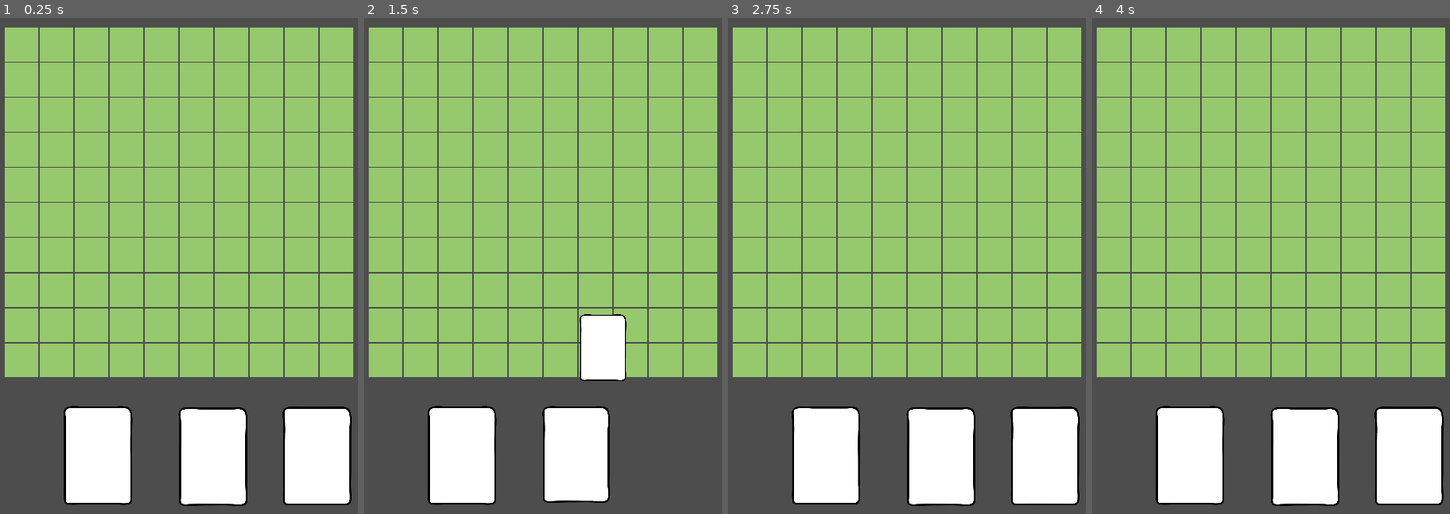
Above: before the commit, frames 1-4 (left to right).
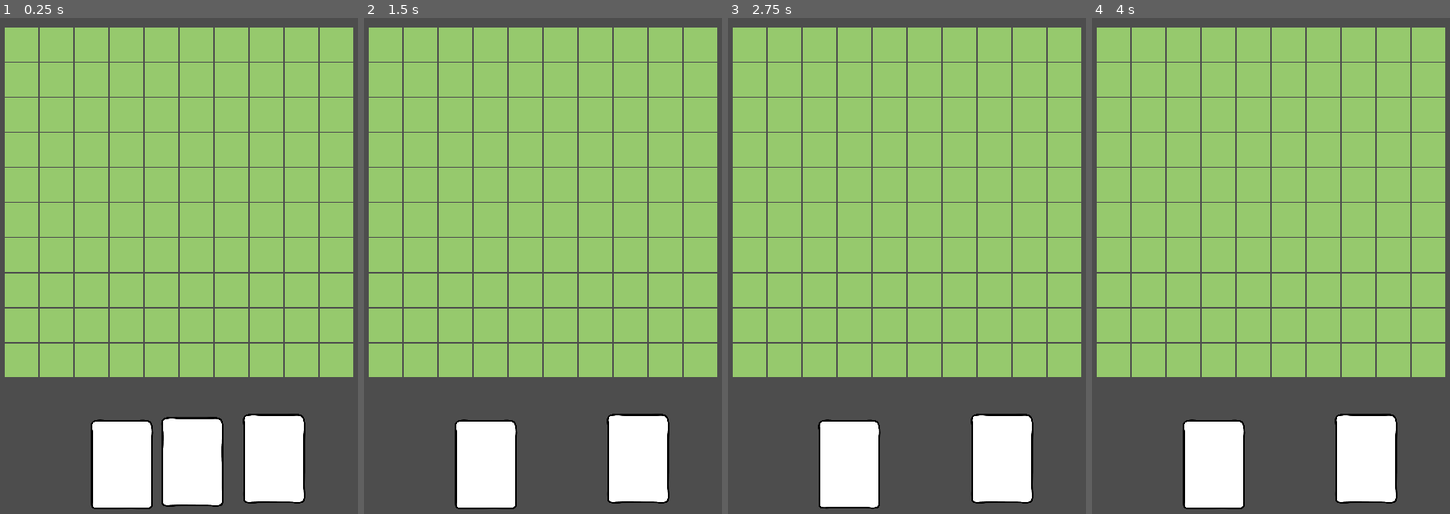
Above: after the commit, the same moments.

Repository: paulsonnentag/frame
Game: Godot game, scene res://main.tscn
The game is run twice, just before and just after one commit, with the same random seed, the same clock (stepped at 60 frames per second) and the same inputs.
Inputs (mouse positions are in pixels of both pictures, inside the frame that each line leads up to):
- Up to frame 1 (0.25 s): no input
- Up to frame 2 (1.5 s): tap Enter at 0.5 s; drag from (578, 454) to (385, 42) at 0.52 s; drag from (682, 454) to (385, 42) at 1.27 s
- Up to frame 3 (2.75 s): move the mouse to (824, 454) at 2.02 s; click (824, 454) at 2.1 s
- Up to frame 4 (4 s): drag from (1267, 370) to (1113, 77) at 2.77 s; tap Space at 3.5 s; move the mouse to (outside the picture) at 3.52 s; click (outside the picture) at 3.6 s

The runs differ from the first frame. In frame 1, 11% of the frame differs, in the area x 17-99%, y 78-100%; in frame 2, 11%; in frame 3, 12%; in frame 4, 12%.
Error after the commit: Invalid access to property or key 'position' on a base object of type 'InputEventKey'. (res://behaviors/draggable.gd:16)

Commit message:
Add basic drag and drop

Diff:
--- /dev/null
+++ b/behaviors/Draggable.tscn
@@ -0,0 +1,6 @@
+[gd_scene load_steps=2 format=3 uid="uid://dk5i1hipqlpq0"]
+
+[ext_resource type="Script" path="res://behaviors/draggable.gd" id="1_t10gc"]
+
+[node name="Draggable" type="Node2D"]
+script = ExtResource("1_t10gc")
--- /dev/null
+++ b/behaviors/DropTarget.tscn
@@ -0,0 +1,6 @@
+[gd_scene load_steps=2 format=3 uid="uid://d28varre16uja"]
+
+[ext_resource type="Script" path="res://behaviors/drop_target.gd" id="1_onrk7"]
+
+[node name="DropTarget" type="Node2D"]
+script = ExtResource("1_onrk7")
--- /dev/null
+++ b/behaviors/draggable.gd
@@ -0,0 +1,55 @@
+class_name Draggable
+extends Node2D
+
+static var currently_dragged: Node2D
+
+
+var is_dragging = false
+var is_hovered = false
+
+
+signal dropped(drop_target: Node2D);
+
+@export var drag_handle: Node
+
+func _input(event: InputEvent) -> void:
+  if not event.position:
+    return
+
+  is_hovered = drag_handle.get_rect().has_point(drag_handle.to_local(event.position))
+
+  if Input.is_action_just_pressed("pointer") and is_hovered and currently_dragged == null:
+    currently_dragged = get_parent()
+    is_dragging = true
+    return
+
+  if currently_dragged != get_parent():
+    return
+
+  if Input.is_action_just_released("pointer") and is_dragging:
+    is_dragging = false
+    currently_dragged = null
+    _on_drop(event.position)
+    return
+
+  _on_drag(event.position)
+
+func _on_drag(point: Vector2):
+  for target in DropTarget.all_drop_targets:
+    target.is_dragging_over = target.has_point(point)
+
+
+func _on_drop(point: Vector2):
+  for target in DropTarget.all_drop_targets:
+    target.is_dragging_over = false
+
+    if target.has_point(point):
+      dropped.emit(target.get_parent())
+      target.dropped.emit(get_parent())
+      break
+
+func _process(_delta: float):
+  var parent = get_parent()
+
+  if is_dragging:
+    parent.global_position = parent.global_position.lerp(get_global_mouse_position(), 0.5)
--- /dev/null
+++ b/behaviors/drop_target.gd
@@ -0,0 +1,25 @@
+class_name DropTarget
+extends Node2D
+
+var is_dragging_over = false
+
+@export var drop_handle: Node
+
+static var all_drop_targets = []
+
+signal dropped(draggable: Node2D)
+
+func has_point(point: Vector2) -> bool:
+	var local_point = get_parent().to_local(point)
+	return drop_handle.get_rect().has_point(local_point)
+
+func _ready() -> void:
+	if drop_handle == null:
+		push_warning("drop_handle is not defined. Please assign a Node2D to drop_handle.")
+
+func _enter_tree() -> void:
+	print("enter")
+	all_drop_targets.append(self)
+
+func _exit_tree() -> void:
+	all_drop_targets.erase(self)
--- a/cards/card.gd
+++ b/cards/card.gd
@@ -1,32 +1,21 @@
+class_name Card
 extends Node2D
 
-var is_selected = false
+@onready var draggable: Draggable = %Draggable
+
 var initial_position: Vector2
 
-# Called when the node enters the scene tree for the first time.
-func _ready() -> void:
-	initial_position = position
+func _ready():
+	initial_position = global_position
+	draggable.dropped.connect(_on_dropped)
 
-func _physics_process(delta: float) -> void:
-	if is_selected:
-		global_position = lerp(global_position, get_global_mouse_position(), 25 * delta)
-		scale = lerp(scale, Vector2(0.5, 0.5), 0.1)
+func _process(_delta: float):
+	if not draggable.is_dragging:
+		global_position = global_position.lerp(initial_position, 0.1)
+		scale = scale.lerp(Vector2(1, 1), 0.1)
 	else:
-		scale = lerp(scale, Vector2(1, 1), 0.1)
-		position = lerp(position, initial_position, 10 * delta)
+		scale = scale.lerp(Vector2(0.5, 0.5), 0.1)
 
-func _on_mouse_entered():
-	pass
-	# scale = Vector2(1.05, 1.05)
 
-func _on_mouse_exited():
-	pass
- 	#	scale = Vector2(1, 1)
-
-func _input(event: InputEvent) -> void:
-	if Input.is_action_just_released("pointer"):
-		is_selected = false
-
-func _on_area_2d_input_event(viewport: Node, event: InputEvent, shape_idx: int) -> void:
-	if Input.is_action_just_pressed("pointer"):
-		is_selected = true
+func _on_dropped(_target: Node2D):
+	queue_free()
--- a/cards/card.tscn
+++ b/cards/card.tscn
@@ -2,26 +2,17 @@
 
 [ext_resource type="Texture2D" uid="uid://deqsuds7jyydc" path="res://cards/assets/card.png" id="1_44rt2"]
 [ext_resource type="Script" path="res://cards/card.gd" id="1_t4qkk"]
-
-[sub_resource type="RectangleShape2D" id="RectangleShape2D_eksf1"]
-size = Vector2(133, 186)
+[ext_resource type="PackedScene" uid="uid://dk5i1hipqlpq0" path="res://behaviors/Draggable.tscn" id="2_4sr8b"]
 
 [node name="Card" type="Node2D"]
+process_priority = 1
 script = ExtResource("1_t4qkk")
 
+[node name="Draggable" parent="." node_paths=PackedStringArray("drag_handle") instance=ExtResource("2_4sr8b")]
+unique_name_in_owner = true
+z_as_relative = false
+drag_handle = NodePath("../Sprite2D")
+
 [node name="Sprite2D" type="Sprite2D" parent="."]
-position = Vector2(0, 1.00003)
-scale = Vector2(0.248593, 0.248593)
+scale = Vector2(0.225375, 0.225375)
 texture = ExtResource("1_44rt2")
-
-[node name="Area2D" type="Area2D" parent="."]
-
-[node name="CollisionShape2D" type="CollisionShape2D" parent="Area2D"]
-position = Vector2(0.5, 3)
-shape = SubResource("RectangleShape2D_eksf1")
-
-[connection signal="body_entered" from="Area2D" to="." method="_on_body_entered"]
-[connection signal="input_event" from="Area2D" to="." method="_on_input_event"]
-[connection signal="input_event" from="Area2D" to="." method="_on_area_2d_input_event"]
-[connection signal="mouse_entered" from="Area2D" to="." method="_on_mouse_entered"]
-[connection signal="mouse_exited" from="Area2D" to="." method="_on_mouse_exited"]
--- a/main.tscn
+++ b/main.tscn
@@ -22,8 +22,11 @@
 
 [node name="TileMap" parent="CanvasLayer/Center" instance=ExtResource("1_hoqmf")]
 position = Vector2(0, -64)
+width = 10
+height = 10
 
 [node name="Bottom" type="HBoxContainer" parent="CanvasLayer"]
+z_index = 1
 anchors_preset = 7
 anchor_left = 0.5
 anchor_top = 1.0
@@ -35,14 +38,11 @@
 grow_horizontal = 2
 grow_vertical = 0
 
-[node name="Card3" parent="CanvasLayer/Bottom" instance=ExtResource("2_4mjl4")]
-position = Vector2(33, -99)
+[node name="Card6" parent="CanvasLayer/Bottom" instance=ExtResource("2_4mjl4")]
+position = Vector2(148, -94)
 
-[node name="Card4" parent="CanvasLayer/Bottom" instance=ExtResource("2_4mjl4")]
-position = Vector2(229, -100)
+[node name="Card7" parent="CanvasLayer/Bottom" instance=ExtResource("2_4mjl4")]
+position = Vector2(-6, -88)
 
 [node name="Card5" parent="CanvasLayer/Bottom" instance=ExtResource("2_4mjl4")]
-position = Vector2(-184, -101)
-
-[node name="Card" parent="." instance=ExtResource("2_4mjl4")]
-position = Vector2(-140, -99)
+position = Vector2(-139, -83)
--- /dev/null
+++ b/tiles/tile.gd
@@ -0,0 +1,9 @@
+class_name Tile
+extends Node2D
+
+@onready var drop_target: DropTarget = %DropTarget
+@onready var color_rect: ColorRect = %ColorRect
+
+
+func _process(_delta: float) -> void:
+	color_rect.color.a = 0.5 if drop_target.is_dragging_over else 1.0
--- a/tiles/tile.tscn
+++ b/tiles/tile.tscn
@@ -1,14 +1,18 @@
-[gd_scene load_steps=2 format=3 uid="uid://b3vyisy1s3qt8"]
+[gd_scene load_steps=3 format=3 uid="uid://b3vyisy1s3qt8"]
 
-[sub_resource type="RectangleShape2D" id="RectangleShape2D_w1cgu"]
-size = Vector2(64, 64)
+[ext_resource type="Script" path="res://tiles/tile.gd" id="1_h4c2v"]
+[ext_resource type="Script" path="res://behaviors/drop_target.gd" id="1_u0n8m"]
 
-[node name="Tile" type="Area2D"]
+[node name="Tile" type="Node2D"]
+script = ExtResource("1_h4c2v")
 
-[node name="CollisionShape2D" type="CollisionShape2D" parent="."]
-shape = SubResource("RectangleShape2D_w1cgu")
+[node name="DropTarget" type="Node2D" parent="." node_paths=PackedStringArray("drop_handle")]
+unique_name_in_owner = true
+script = ExtResource("1_u0n8m")
+drop_handle = NodePath("../ColorRect")
 
 [node name="ColorRect" type="ColorRect" parent="."]
+unique_name_in_owner = true
 offset_left = -32.0
 offset_top = -32.0
 offset_right = 32.0
